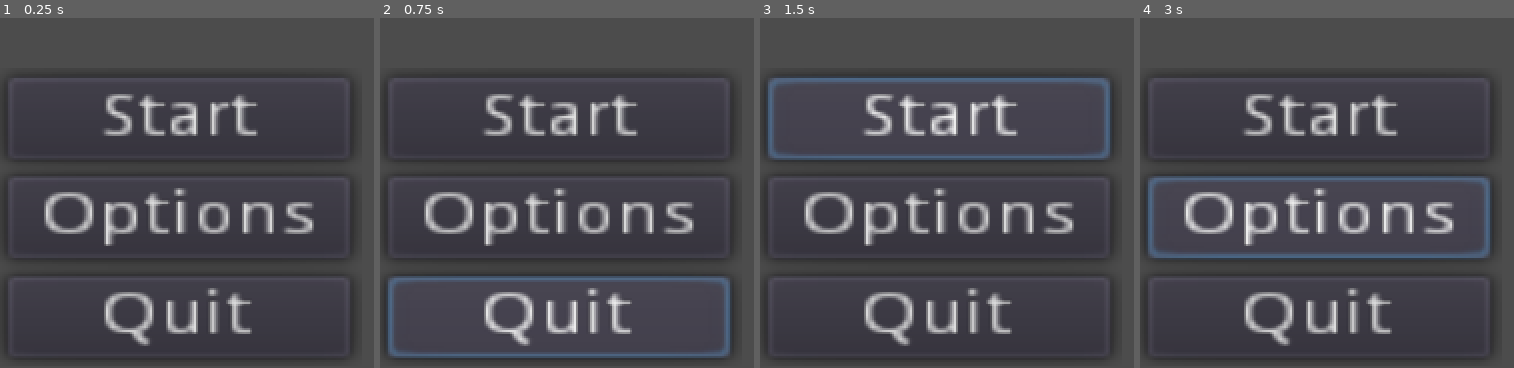
Above: before the commit, frames 1-4 (left to right).
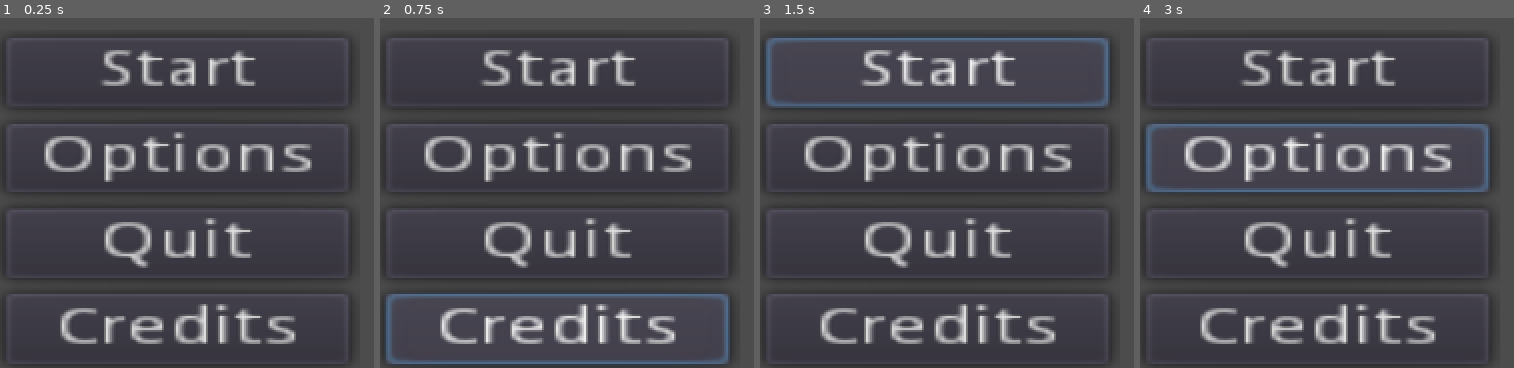
Above: after the commit, the same moments.

Repository: Phischermen/GMTK-JAM-2021
Game: Godot game, scene res://MainMenu.tscn
The game is run twice, just before and just after one commit, with the same random seed, the same clock (stepped at 60 frames per second) and the same inputs. This scene is started directly instead of the project's main scene.
Inputs (mouse positions are in pixels of both pictures, inside the frame that each line leads up to):
- Up to frame 1 (0.25 s): no input
- Up to frame 2 (0.75 s): click (555, 329) at 0.5 s, where only the run after the commit has a clickable "Credits"
- Up to frame 3 (1.5 s): click "Start" at 1.25 s
- Up to frame 4 (3 s): click "Start" at 2 s; click "Options" at 2.75 s

The runs differ from the first frame. In frame 1, 18% of the frame differs, in the area x 0-95%, y 8-94%; in frame 2, 23%; in frame 3, 23%; in frame 4, 23%.

Commit message:
Created Ending Cards

Diff:
--- /dev/null
+++ b/SYNTHA-6/Ending1Card.tscn
@@ -0,0 +1,25 @@
+[gd_scene load_steps=2 format=2]
+
+[ext_resource path="res://temp_cerberus.png" type="Texture" id=1]
+
+[node name="Node2D" type="Node2D"]
+
+[node name="HomeButton" type="Button" parent="."]
+margin_left = 747.666
+margin_top = 517.493
+margin_right = 821.666
+margin_bottom = 537.493
+rect_scale = Vector2( 3.67481, 3.97262 )
+text = "Try again?"
+__meta__ = {
+"_edit_use_anchors_": false
+}
+
+[node name="EndingGoodImage" type="TextureRect" parent="."]
+margin_right = 40.0
+margin_bottom = 40.0
+rect_scale = Vector2( 1.13494, 1.17906 )
+texture = ExtResource( 1 )
+__meta__ = {
+"_edit_use_anchors_": false
+}
--- a/SYNTHA-6/MainMenu.tscn
+++ b/SYNTHA-6/MainMenu.tscn
@@ -10,11 +10,11 @@
 [node name="VBoxContainer" type="VBoxContainer" parent="."]
 anchor_top = 1.0
 anchor_bottom = 1.0
-margin_left = 4.20166
-margin_top = -186.404
-margin_right = 67.2017
-margin_bottom = -118.404
-rect_scale = Vector2( 3.50781, 2.64347 )
+margin_left = 2.52268
+margin_top = -212.248
+margin_right = 65.5227
+margin_bottom = -120.248
+rect_scale = Vector2( 3.50781, 2.28347 )
 __meta__ = {
 "_edit_use_anchors_": false
 }
@@ -35,3 +35,9 @@
 margin_right = 63.0
 margin_bottom = 68.0
 text = "Quit"
+
+[node name="CreditsButton" type="Button" parent="VBoxContainer"]
+margin_top = 72.0
+margin_right = 63.0
+margin_bottom = 92.0
+text = "Credits"
Binary file added: SYNTHA-6/temp_cerberus.png
Not shown, added: SYNTHA-6/temp_cerberus.png.import
